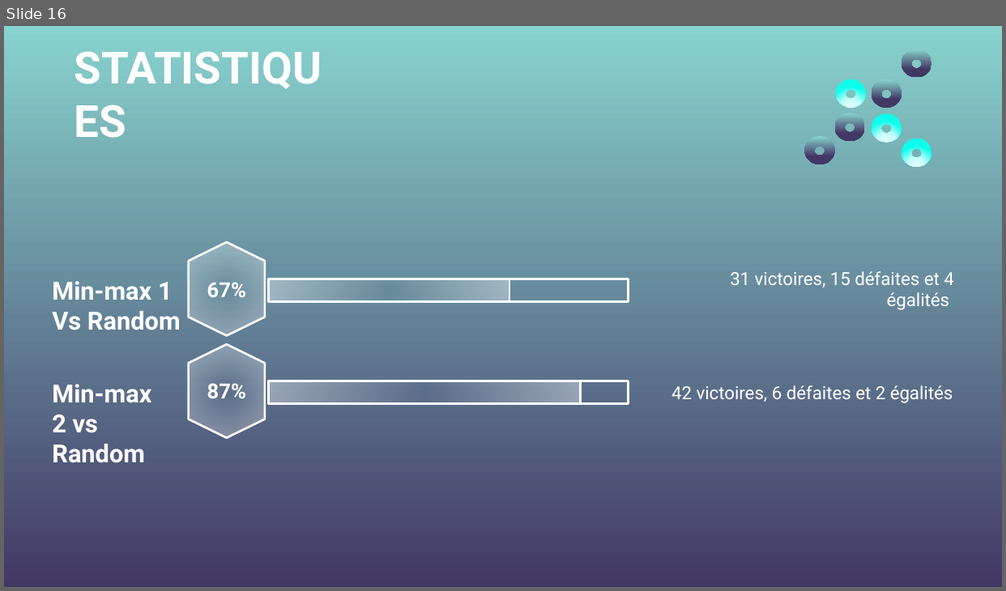
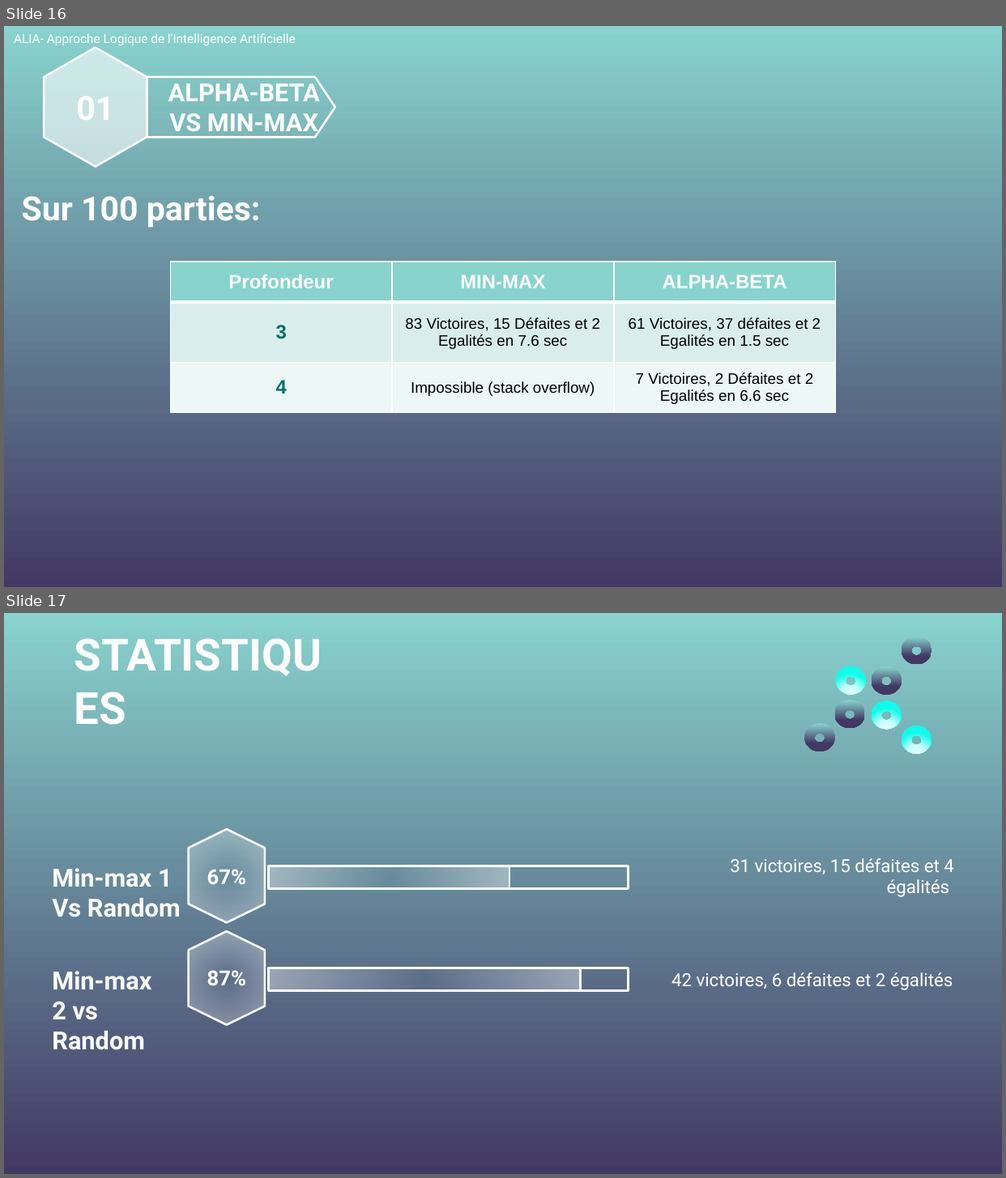
Before and after one commit to mguillevic/Othello, a slide deck: ALIA_Othello FINAL.pptx. Shown one above the other, each under a label of ours: slide 16 before the commit, slides 16 and 17 after it. The pictures are 1006x591 and 1006x1178 pixels, drawn with LibreOffice and Linux fonts; fonts in the diff are those of the drawing; background and template pictures are left out. Boxes give left, top, right and bottom in pixels: in the first picture for what was removed or moved away, otherwise in the second. Text is boxed around its words. In the diff, an @@ line names an element or a change of style, - is before the commit and + after.

Commit message:
ajout stat alpha beta et temps

```diff
--- a/ALIA_Othello FINAL.pptx
+++ b/ALIA_Othello FINAL.pptx
@@ slide 16 added at bbox=[4, 26, 1002, 587], background picture (left out) @@
@@ text added at bbox=[14, 33, 296, 45], 9 pt, text #FFFFFF @@
+ALIA- Approche Logique de l'Intelligence Artificielle
@@ hexagon added at bbox=[44, 47, 147, 165], fill #FFFFFF at 58% opacity, outline #FFFFFF 1.5 pt @@
@@ text added at bbox=[76, 96, 114, 120], 24 pt, text #FFFFFF, bold @@
+01
@@ freeform shape added at bbox=[147, 77, 334, 137], outline #FFFFFF 1.5 pt @@
@@ text added at bbox=[168, 79, 320, 139], 18 pt, text #FFFFFF, bold @@
+ALPHA-BETA VS MIN-MAX
@@ title added at bbox=[22, 196, 261, 228], 24 pt, text #FFFFFF, bold @@
+Sur 100 parties:
@@ table added at bbox=[171, 262, 835, 412], 3 rows, 3 columns @@
+Profondeur | MIN-MAX | ALPHA-BETA
+3 | 83 Victoires, 15 Défaites et 2 Egalités en 7.6 sec | 61 Victoires, 37 défaites et 2 Egalités en 1.5 sec
+4 | Impossible (stack overflow) | 7 Victoires, 2 Défaites et 2 Egalités en 6.6 sec
@@ what was slide 16 is now slide 17 @@
```
